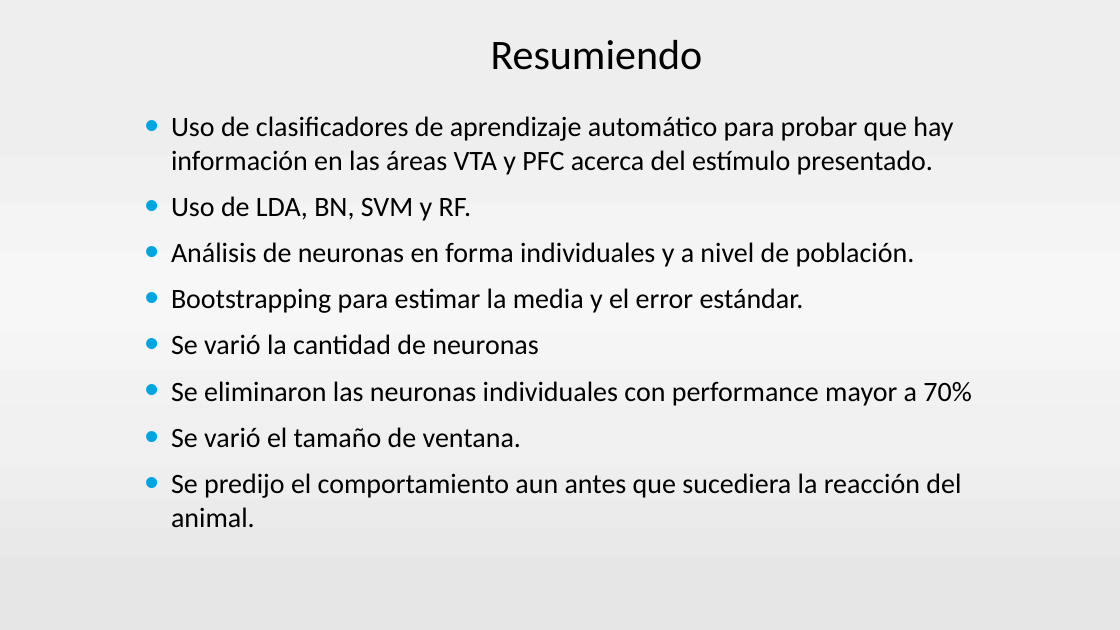
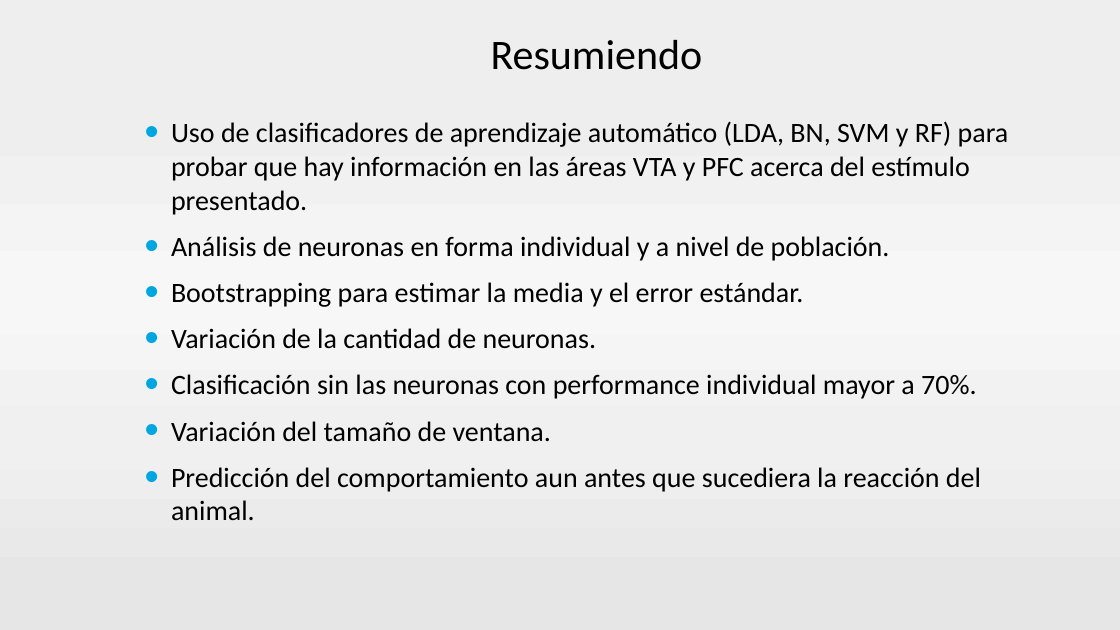
Before and after one commit to neozero86/tesis-megea, a slide deck: slide 66 of Presentacion/PresentacionTesis v2.pptx (slide 67 before the commit). Drawn at 1120x630 pixels with LibreOffice and Linux fonts; fonts in the diff are those of the drawing; background and template pictures are left out. Boxes give left, top, right and bottom in pixels: in the first picture for what was removed or moved away, otherwise in the second. Text is boxed around its words. In the diff, an @@ line names an element or a change of style, - is before the commit and + after.

```diff
--- a/Presentacion/PresentacionTesis v2.pptx
+++ b/Presentacion/PresentacionTesis v2.pptx
@@ text at bbox=[171, 121, 1009, 261]: text changed @@
-• Uso de clasificadores de aprendizaje automático para probar que hay información en las áreas VTA y PFC acerca del estímulo presentado.
-• Uso de LDA, BN, SVM y RF.
-• Análisis de neuronas en forma individuales y a nivel de población.
+• Uso de clasificadores de aprendizaje automático (LDA, BN, SVM y RF) para probar que hay información en las áreas VTA y PFC acerca del estímulo presentado.
+• Análisis de neuronas en forma individual y a nivel de población.
@@ text at bbox=[171, 328, 981, 520]: text changed @@
-• Se varió la cantidad de neuronas
-• Se eliminaron las neuronas individuales con performance mayor a 70%
-• Se varió el tamaño de ventana.
-• Se predijo el comportamiento aun antes que sucediera la reacción del animal.
+• Variación de la cantidad de neuronas.
+• Clasificación sin las neuronas con performance individual mayor a 70%.
+• Variación del tamaño de ventana.
+• Predicción del comportamiento aun antes que sucediera la reacción del animal.
```
Also in this commit, not shown: 26 other slides changed, 1 slide added, 2 slides removed.
